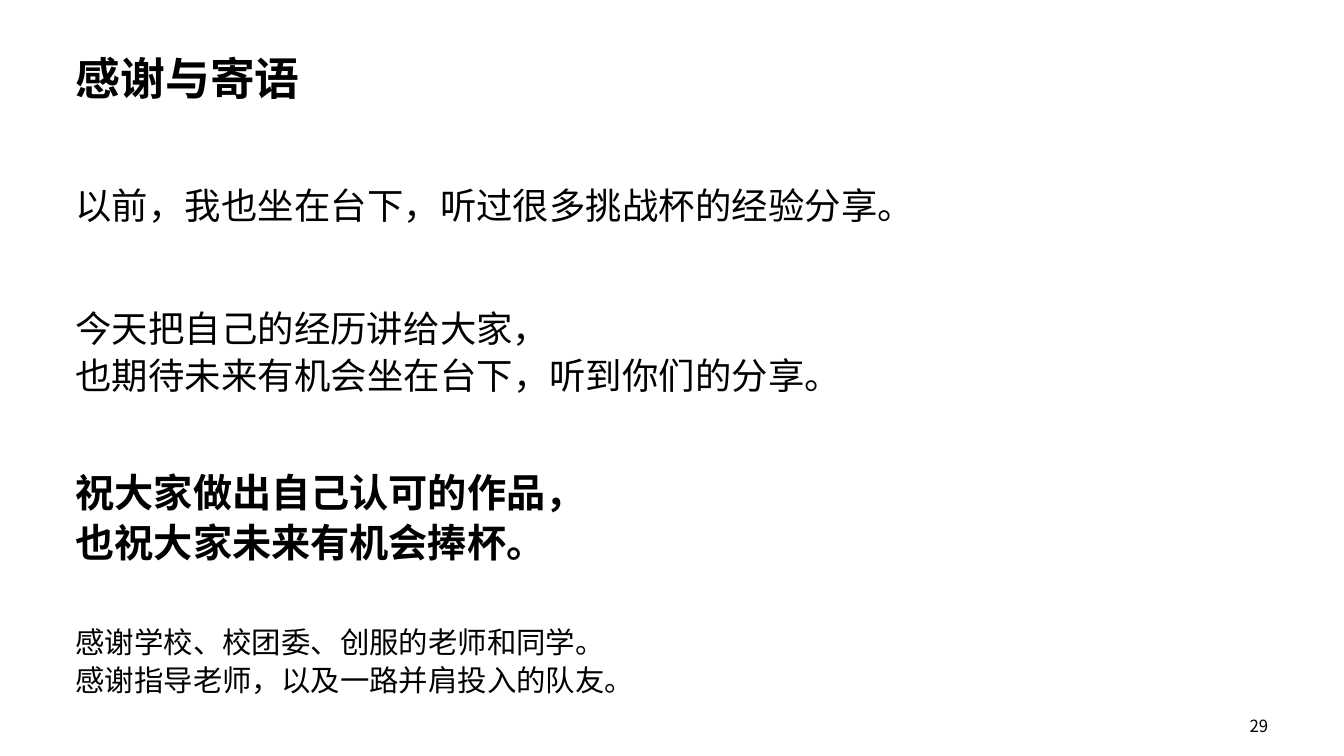
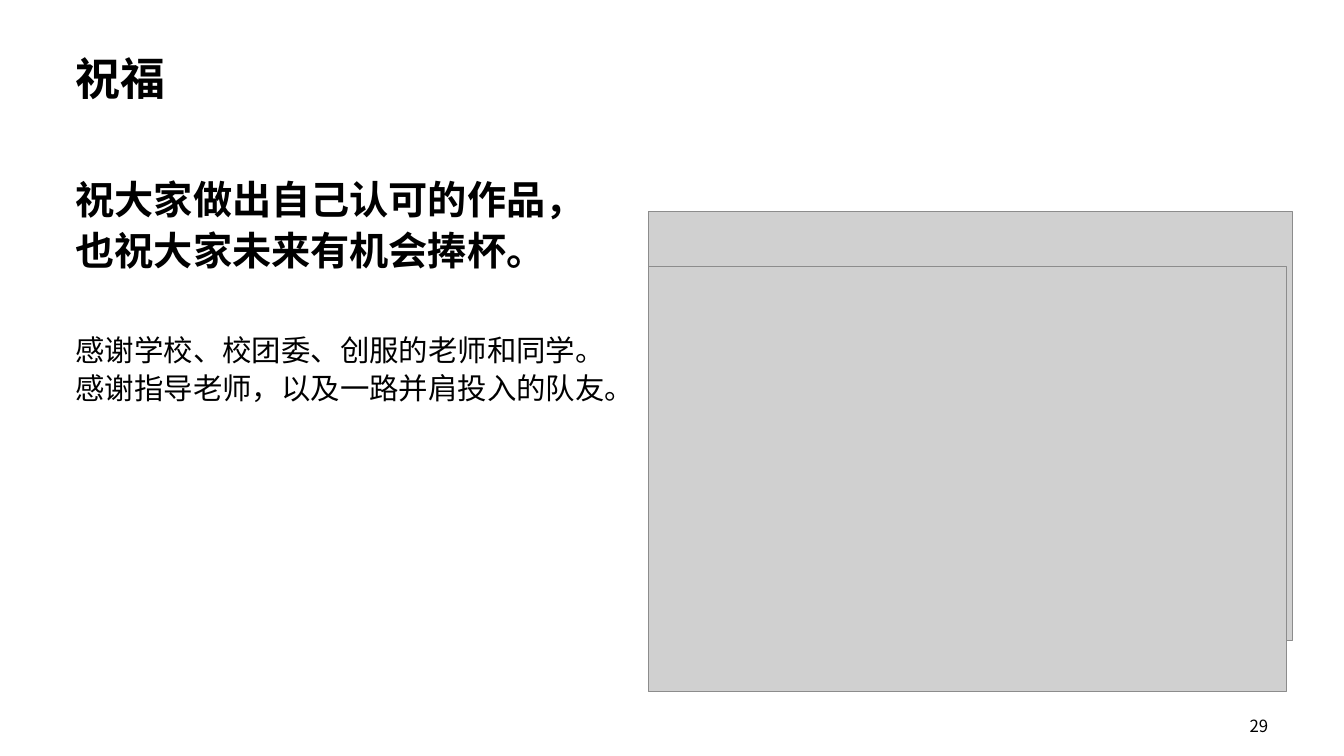
Before and after one commit to uuoov/challenge-cup-sharing, a slide deck: slide 30 of challenge-cup-sharing.pptx (slide 29 before the commit). Drawn at 1344x756 pixels with LibreOffice and Linux fonts; fonts in the diff are those of the drawing; grey boxes stand for pictures. Boxes give left, top, right and bottom in pixels: in the first picture for what was removed or moved away, otherwise in the second. Text is boxed around its words. In the diff, an @@ line names an element or a change of style, - is before the commit and + after.

Commit message:
更新35页挑战杯分享稿并同步新域名

```diff
--- a/challenge-cup-sharing.pptx
+++ b/challenge-cup-sharing.pptx
@@ text at bbox=[76, 57, 166, 99]: text changed @@
-感谢与寄语
+祝福
@@ text "祝大家做出自己认可的作品，": place and size @@
-text "祝大家做出自己认可的作品，" at bbox=[76, 473, 585, 561]
+text "祝大家做出自己认可的作品，" at bbox=[76, 180, 585, 269]
@@ text removed at bbox=[76, 188, 914, 223] @@
-以前，我也坐在台下，听过很多挑战杯的经验分享。
@@ picture added at bbox=[648, 212, 1293, 641] @@
@@ picture added at bbox=[648, 267, 1287, 693] @@
@@ text "感谢学校、校团委、创服的老师和同学。": place and size @@
-text "感谢学校、校团委、创服的老师和同学。" at bbox=[76, 628, 635, 694]
+text "感谢学校、校团委、创服的老师和同学。" at bbox=[76, 336, 635, 402]
@@ text removed at bbox=[76, 311, 841, 393] @@
-今天把自己的经历讲给大家，
-也期待未来有机会坐在台下，听到你们的分享。
```
Also in this commit, not shown: 8 other slides changed, 1 slide added, 1 other file.
